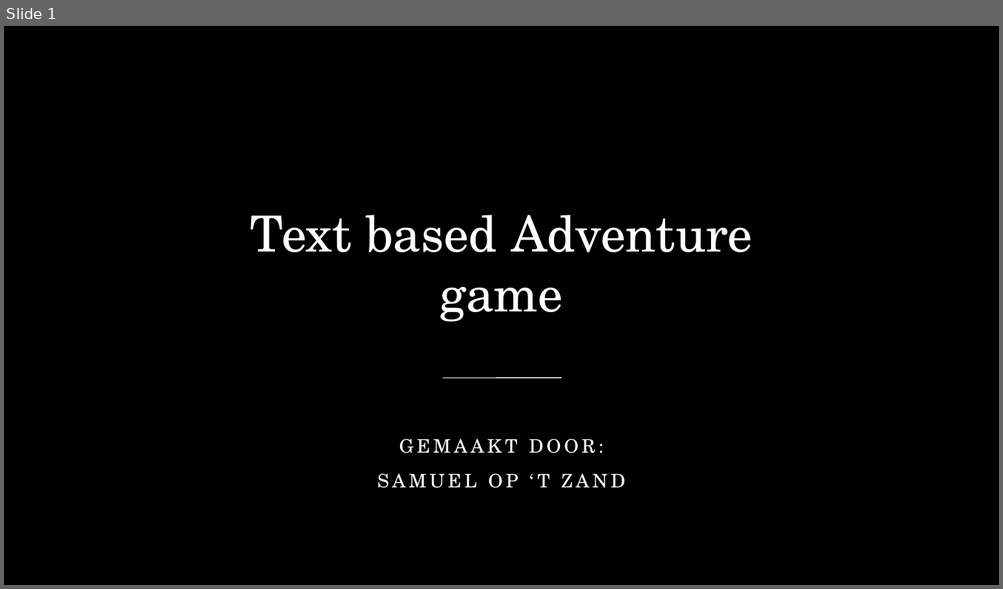
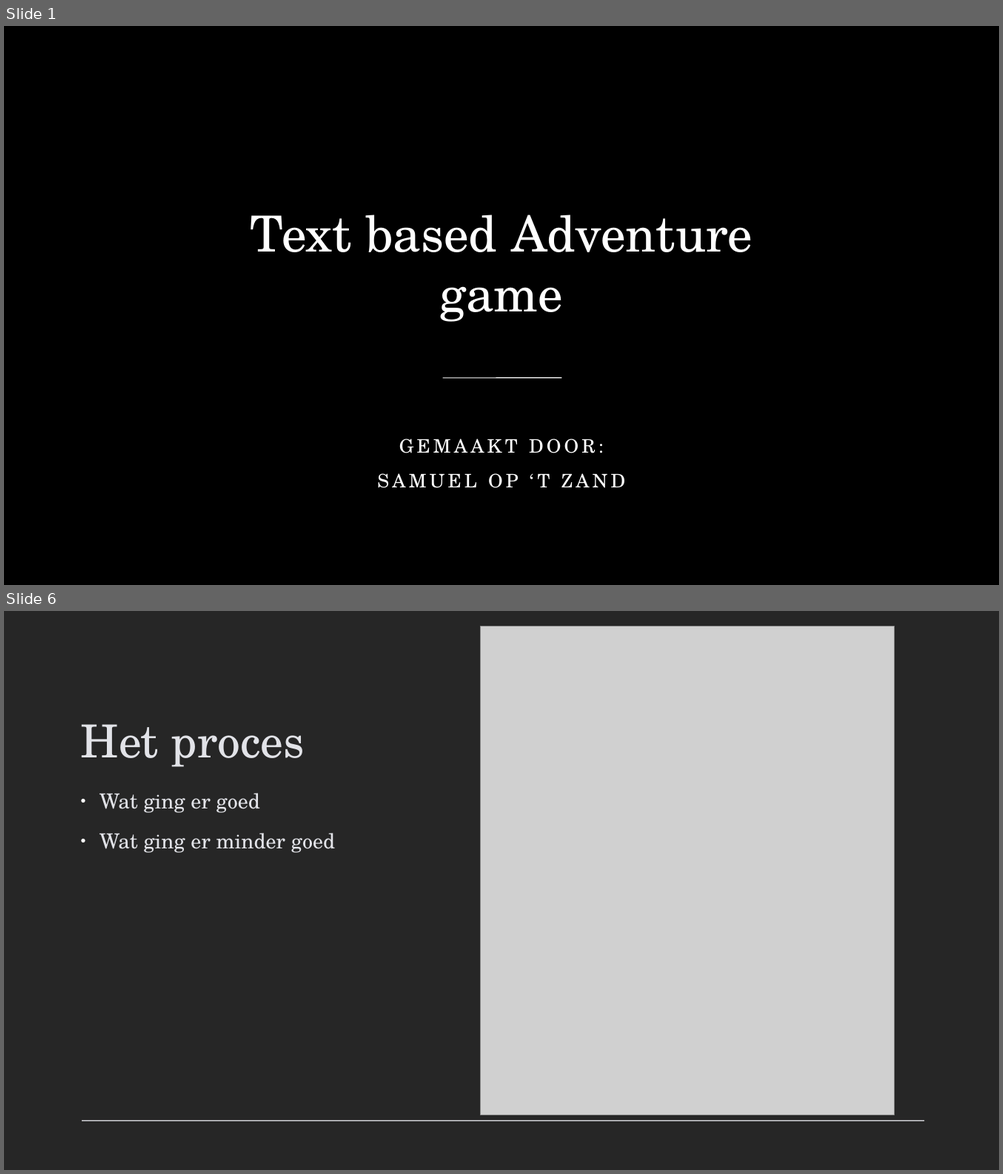
Before and after one commit to SamuelOptZand/Textbased_Adventure, a slide deck: Text based Adventure game.odp. Shown one above the other, each under a label of ours: slide 1 before the commit, slides 1 and 6 after it; the slides between them are not shown. The pictures are 1003x589 and 1003x1174 pixels, drawn with LibreOffice and Linux fonts; fonts in the diff are those of the drawing; grey boxes stand for pictures; background and template pictures are left out. Boxes give left, top, right and bottom in pixels: in the first picture for what was removed or moved away, otherwise in the second. Text is boxed around its words. In the diff, an @@ line names an element or a change of style, - is before the commit and + after.

```diff
--- a/Text based Adventure game.odp
+++ b/Text based Adventure game.odp
@@ slide 6 added at [4,611,999,1170], background #262626; not listed: 1 template element that a slide beside it also shows @@
@@ picture added at [480,626,894,1116] @@
@@ title added at [81,724,304,767], 44 pt, text #E2E3E8 @@
+Het proces
@@ text added at [99,793,335,853], 20 pt, text #E2E3E8 @@
+• Wat ging er goed
+• Wat ging er minder goed
```
Also in this commit, not shown: 5 other slides added, 2 slides removed, 1 other file.
